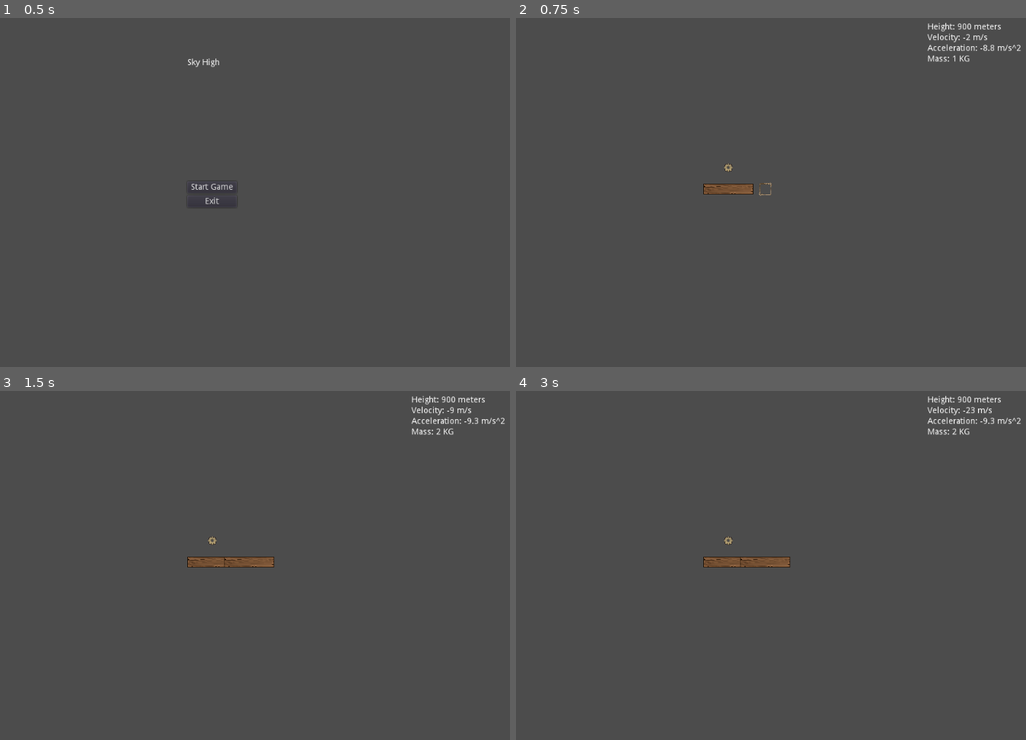
Above: before the commit, frames 1-4 (two rows, left to right).
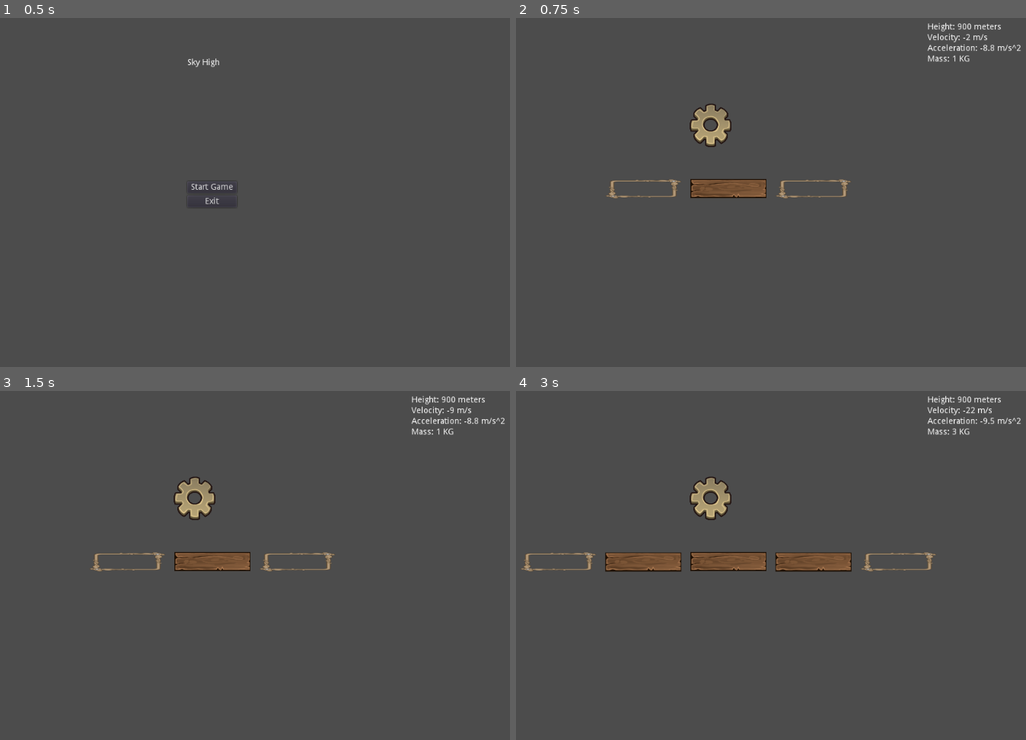
Above: after the commit, the same moments.

Repository: LaffertyDev/SkyHigh
Game: Godot game, scene res://game_menu/main_menu.tscn
The game is run twice, just before and just after one commit, with the same random seed, the same clock (stepped at 60 frames per second) and the same inputs.
Inputs (mouse positions are in pixels of both pictures, inside the frame that each line leads up to):
- Up to frame 1 (0.5 s): no input
- Up to frame 2 (0.75 s): click "Start Game" at 0.5 s
- Up to frame 3 (1.5 s): click (249, 562) at 1.27 s
- Up to frame 4 (3 s): click (811, 562) at 2.02 s; click (643, 562) at 2.77 s

Frame 1 is identical in both runs. In frame 2, 1.6% of the frame differs, in the area x 17-66%, y 24-52%; in frame 3, 1.7%; in frame 4, 3.3%, in the area x 1-94%, y 5-52%.

Commit message:
Add basic building

Diff:
--- a/city.gd
+++ b/city.gd
@@ -41,15 +41,45 @@
 
 func _on_build_platform_built_platform(offset_x, offset_y):
 	var build_platforms = _get_build_platforms()
-	print("signal intercept")
+
 	for b_plat in build_platforms:
 		if (b_plat.offset_x == offset_x && b_plat.offset_y == offset_y):
 			# replace build platform with a legit platform
-			var platform_scene = load("res://units/platform/platform.tscn")
-			var instance = platform_scene.instance()
-			instance.set_name("platform" + str(offset_x) + "_" + str(offset_y))
-			instance.position.x = b_plat.position.x
-			instance.position.y = b_plat.position.y
-			add_child(instance)
-			remove_child(b_plat)
-			break
+			_handle_build_platform(b_plat)
+			break;
+
+func _handle_build_platform(build_platform):
+	var platform_scene = load("res://units/platform/platform.tscn")
+	var instance = platform_scene.instance()
+	instance.set_name("platform" + str(build_platform.offset_x) + "_" + str(build_platform.offset_y))
+	instance.position.x = build_platform.offset_x * (256 + 30)
+	instance.position.y = build_platform.offset_y * (64 + 30)
+	instance.offset_x = build_platform.offset_x
+	instance.offset_y = build_platform.offset_y
+	add_child(instance)
+	remove_child(build_platform)
+
+	var should_build_left = build_platform.offset_x > -3 # cannot build more to the left
+	var should_build_right = build_platform.offset_x < 3 # cannot build more to the right
+	var platforms = _get_platforms()
+	for plat in platforms:
+		should_build_left = should_build_left && plat.offset_x != (build_platform.offset_x - 1)
+		should_build_right = should_build_right && plat.offset_x != (build_platform.offset_x + 1)
+
+	if should_build_left:
+		var left = _generate_platform_ui(build_platform.offset_x - 1, build_platform.offset_y)
+		add_child(left)
+	if should_build_right:
+		var right = _generate_platform_ui(build_platform.offset_x + 1, build_platform.offset_y)
+		add_child(right)
+
+func _generate_platform_ui(offset_x, offset_y):
+	var build_plat_scene = load("res://units/build_platform/build_platform.tscn")
+	var instance = build_plat_scene.instance()
+	instance.set_name("platform")
+	instance.connect("built_platform", self, "_on_build_platform_built_platform")
+	instance.position.x = offset_x * (256 + 30)
+	instance.position.y = offset_y * (64 + 30)
+	instance.offset_x = offset_x
+	instance.offset_y = offset_y
+	return instance
--- a/skyhigh.gd
+++ b/skyhigh.gd
@@ -9,6 +9,6 @@
 func _on_City_hit_ground():
 	# hit the ground
 	print("Game Over")
-	var res = get_tree().change_scene("res://game_menu/mainmenu.tscn")
+	var res = get_tree().change_scene("res://game_menu/main_menu.tscn")
 	if res != OK:
 		print("There was a massive failure")
--- a/skyhigh.tscn
+++ b/skyhigh.tscn
@@ -13,20 +13,29 @@
 starting_height = 1000
 
 [node name="City" type="KinematicBody2D" parent="."]
-position = Vector2( 473.015, -395.516 )
+position = Vector2( 1024.31, -600.616 )
 script = ExtResource( 3 )
 
 [node name="Camera2D" type="Camera2D" parent="City"]
+position = Vector2( 0, 1 )
 current = true
+zoom = Vector2( 2, 2 )
 
 [node name="Balloon" parent="City" instance=ExtResource( 4 )]
-position = Vector2( 0, -36 )
+position = Vector2( -59.4594, -213.395 )
 
 [node name="Platform" parent="City" instance=ExtResource( 1 )]
+position = Vector2( 0.568817, -0.568787 )
 
 [node name="build_platform" parent="City" instance=ExtResource( 6 )]
 show_behind_parent = true
-position = Vector2( 62, 0 )
+position = Vector2( 286, 0 )
+offset_x = 1
+
+[node name="build_platform2" parent="City" instance=ExtResource( 6 )]
+show_behind_parent = true
+position = Vector2( -286, 0 )
+offset_x = -1
 
 [node name="CanvasLayer" type="CanvasLayer" parent="."]
 
@@ -39,3 +48,4 @@
 [connection signal="city_move" from="City" to="CanvasLayer/GUI" method="_on_City_city_move"]
 [connection signal="hit_ground" from="City" to="." method="_on_City_hit_ground"]
 [connection signal="built_platform" from="City/build_platform" to="City" method="_on_build_platform_built_platform"]
+[connection signal="built_platform" from="City/build_platform2" to="City" method="_on_build_platform_built_platform"]
--- a/units/balloon/balloon.tscn
+++ b/units/balloon/balloon.tscn
@@ -7,5 +7,4 @@
 script = ExtResource( 2 )
 
 [node name="Sprite" type="Sprite" parent="."]
-scale = Vector2( 0.1, 0.1 )
 texture = ExtResource( 1 )
--- a/units/build_platform/build_platform.gd
+++ b/units/build_platform/build_platform.gd
@@ -9,5 +9,4 @@
 	add_to_group("build_platforms")
 
 func _on_Build_Clicked():
-	print("clicked")
 	emit_signal("built_platform", offset_x, offset_y)
--- a/units/build_platform/build_platform.tscn
+++ b/units/build_platform/build_platform.tscn
@@ -7,11 +7,10 @@
 script = ExtResource( 2 )
 
 [node name="TextureButton" type="TextureButton" parent="."]
-margin_left = -11.0
-margin_top = -11.4757
-margin_right = 215.0
-margin_bottom = 213.524
-rect_scale = Vector2( 0.1, 0.1 )
+margin_left = -128.0
+margin_top = -32.0
+margin_right = 128.0
+margin_bottom = 32.0
 texture_normal = ExtResource( 1 )
 __meta__ = {
 "_edit_use_anchors_": false
--- a/units/platform/platform.gd
+++ b/units/platform/platform.gd
@@ -1,4 +1,7 @@
 extends Node2D
+
+export(int) var offset_x
+export(int) var offset_y
 
 func _ready():
 	add_to_group("platforms")
--- a/units/platform/platform.tscn
+++ b/units/platform/platform.tscn
@@ -7,5 +7,4 @@
 script = ExtResource( 1 )
 
 [node name="Sprite" type="Sprite" parent="."]
-scale = Vector2( 0.1, 0.1 )
 texture = ExtResource( 2 )
Binary file changed: units/build_platform/frame_s_06.png
Binary file changed: units/platform/Plank_03.png
